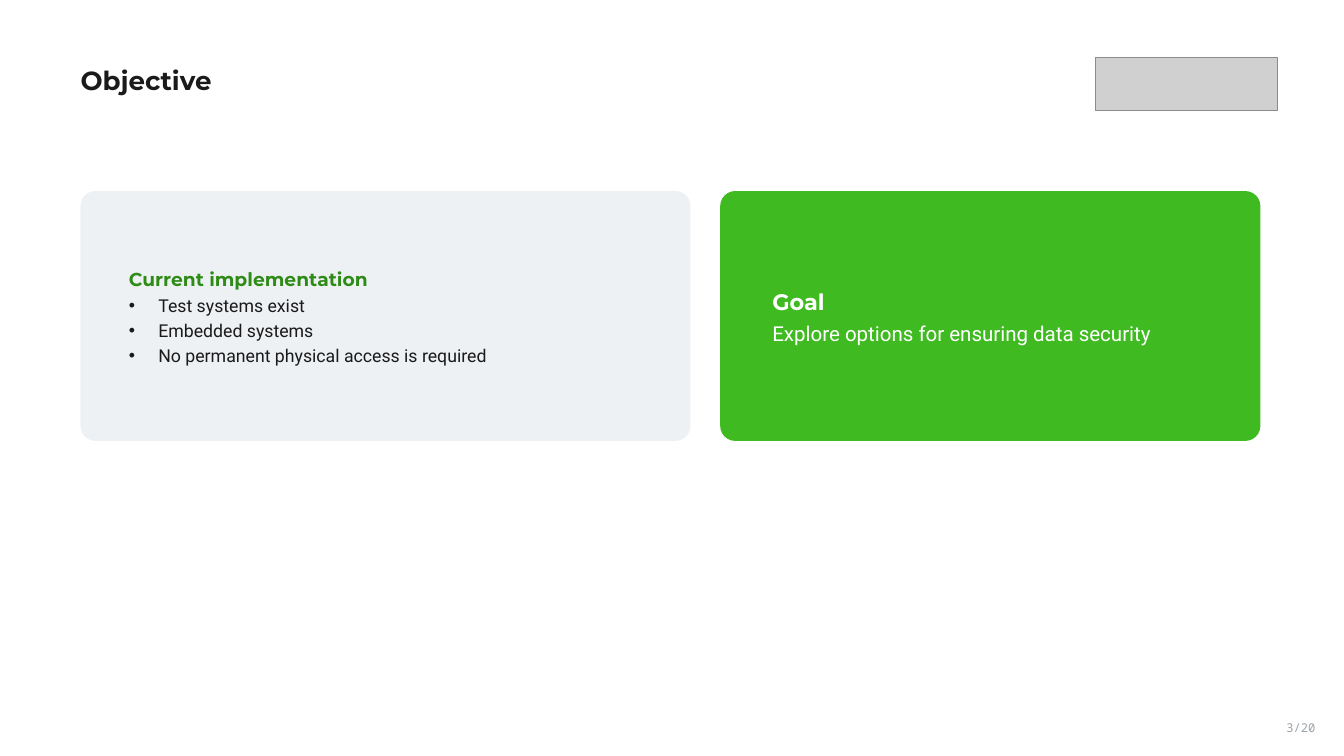
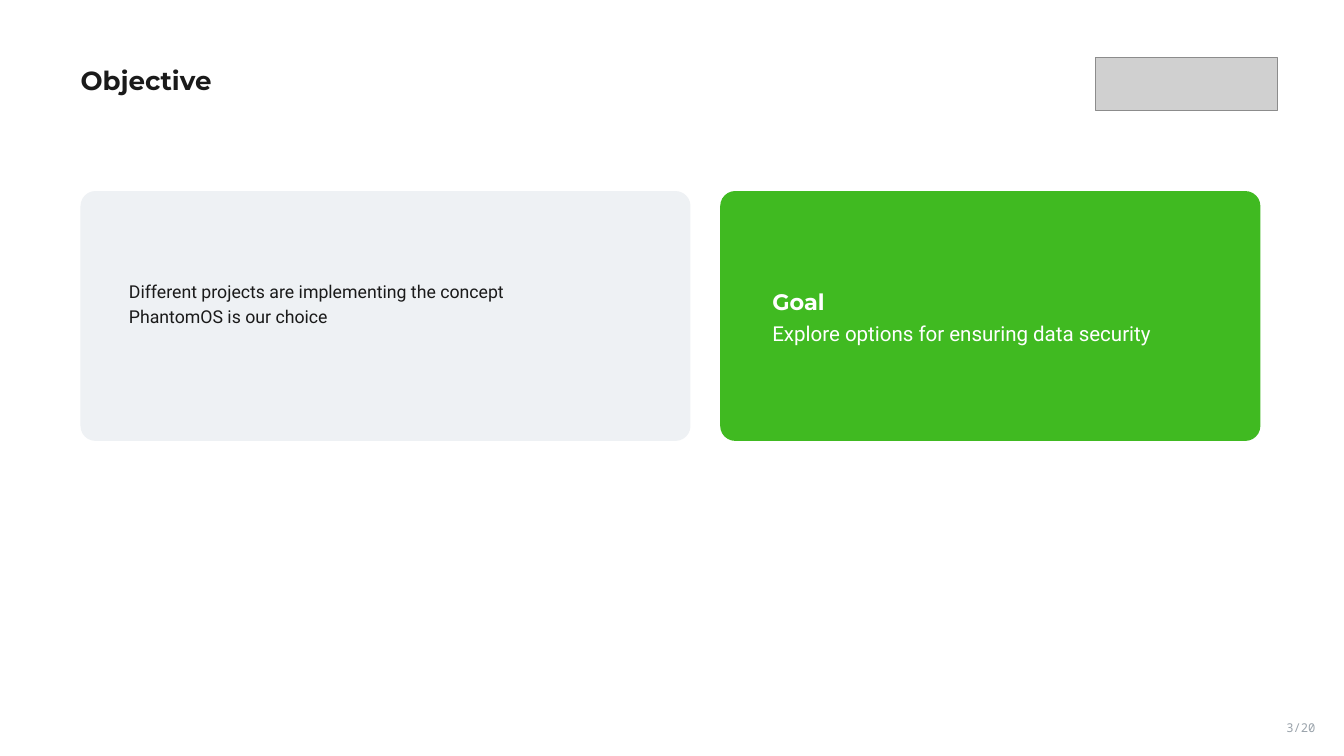
Before and after one commit to VoronM1522/Thesis_draft, a slide deck: slide 3 of presentation/slides_main.pptx. Drawn at 1344x756 pixels with LibreOffice and Linux fonts; fonts in the diff are those of the drawing; grey boxes stand for pictures. Boxes give left, top, right and bottom in pixels: in the first picture for what was removed or moved away, otherwise in the second. Text is boxed around its words. In the diff, an @@ line names an element or a change of style, - is before the commit and + after.

```diff
--- a/presentation/slides_main.pptx
+++ b/presentation/slides_main.pptx
@@ text in rounded rectangle at <box>129,284,503,323</box>: text changed @@
-Current implementation
-• Test systems exist
-• Embedded systems
-• No permanent physical access is required
+Different projects are implementing the concept
+PhantomOS is our choice
```
Also in this commit, not shown: 7 other slides changed, 1 slide added.
